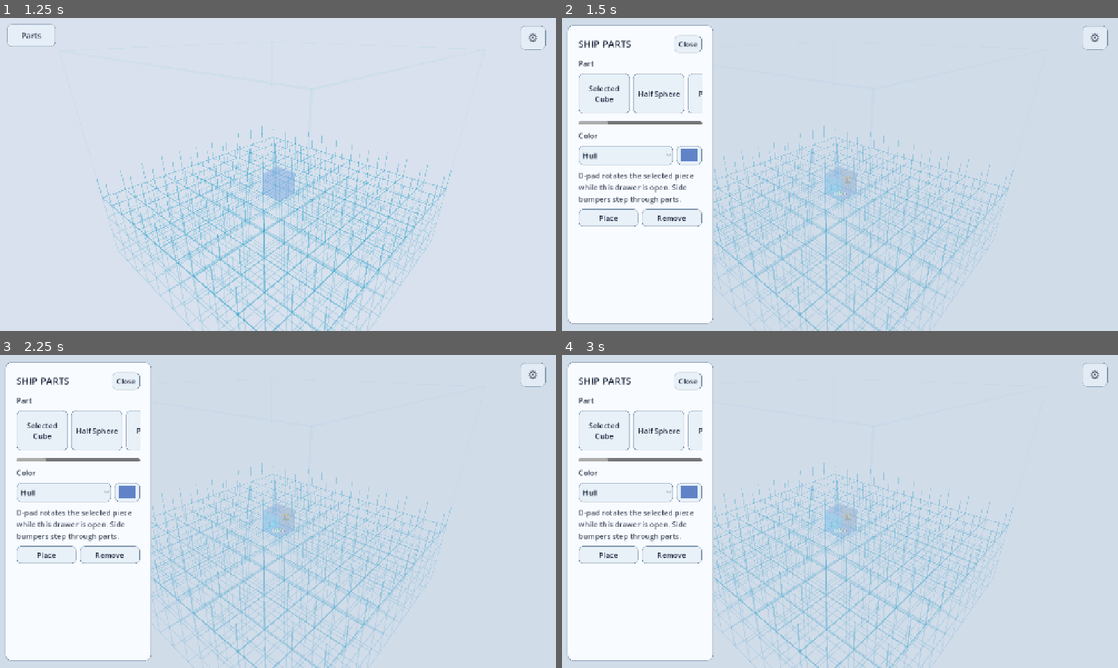
Above: before the commit, frames 1-4 (two rows, left to right).
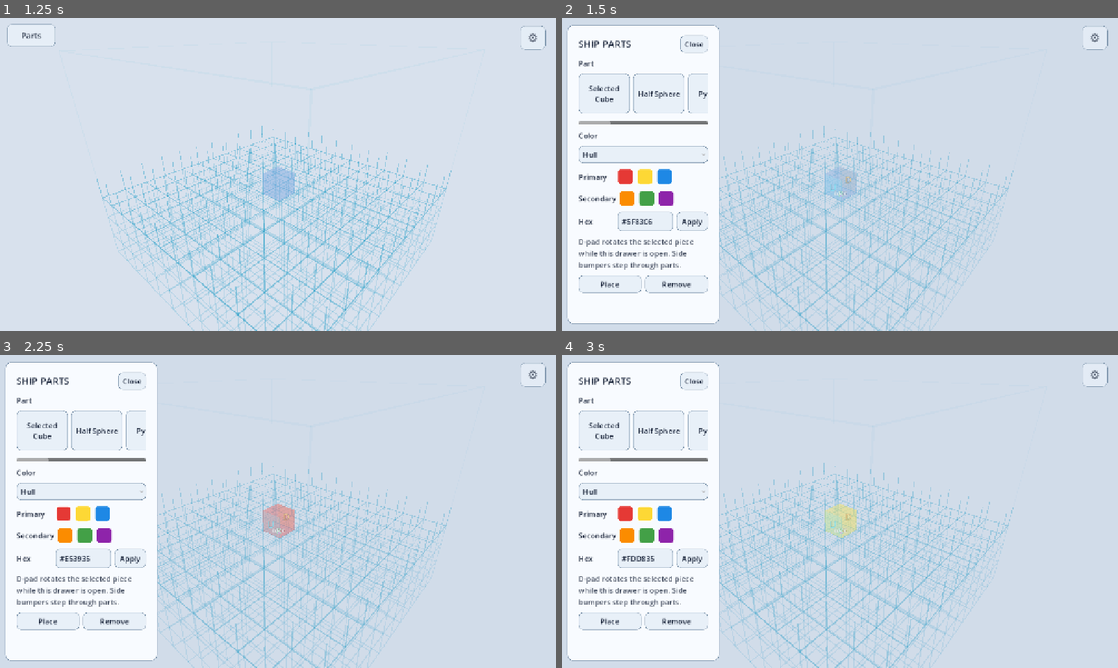
Above: after the commit, the same moments.

Repository: AkitaAttribute/SpaceMinerGame
Game: Godot game, scene res://main.tscn
The game is run twice, just before and just after one commit, with the same random seed, the same clock (stepped at 60 frames per second) and the same inputs.
Inputs (mouse positions are in pixels of both pictures, inside the frame that each line leads up to):
- Up to frame 1 (1.25 s): click "+ Add" at 0.5 s
- Up to frame 2 (1.5 s): click "Parts" at 1.25 s
- Up to frame 3 (2.25 s): click (61, 514) at 2.02 s
- Up to frame 4 (3 s): click (645, 514) at 2.77 s

Frame 1 is identical in both runs. In frame 2, 4.4% of the frame differs, in the area x 3-29%, y 2-98%; in frame 3, 4.8%; in frame 4, 4.8%, in the area x 3-53%, y 2-98%.

Commit message:
Replace builder color wheel with simple palette and hex input

Diff:
--- a/scripts/main.gd
+++ b/scripts/main.gd
@@ -40,7 +40,9 @@
 var parts_scroll: ScrollContainer
 var part_cards: HBoxContainer
 var color_slot_select: OptionButton
-var color_picker: ColorPickerButton
+var color_hex_input: LineEdit
+var color_apply_button: Button
+var color_swatch_buttons: Array[Button] = []
 var place_button: Button
 var controls_root: Control
 var dpad_root: Control
@@ -315,19 +317,78 @@
     color_title.text = "Color"
     content.add_child(color_title)
 
-    var color_row := HBoxContainer.new()
-    color_row.add_theme_constant_override("separation", 8)
-    content.add_child(color_row)
-
     color_slot_select = OptionButton.new()
     color_slot_select.size_flags_horizontal = Control.SIZE_EXPAND_FILL
     color_slot_select.item_selected.connect(_on_color_slot_selected)
-    color_row.add_child(color_slot_select)
-
-    color_picker = ColorPickerButton.new()
-    color_picker.custom_minimum_size = Vector2(58.0, 44.0)
-    color_picker.color_changed.connect(_on_color_changed)
-    color_row.add_child(color_picker)
+    content.add_child(color_slot_select)
+
+    var primary_row := HBoxContainer.new()
+    primary_row.add_theme_constant_override("separation", 7)
+    content.add_child(primary_row)
+
+    var primary_label := Label.new()
+    primary_label.text = "Primary"
+    primary_label.custom_minimum_size = Vector2(82.0, 38.0)
+    primary_label.vertical_alignment = VERTICAL_ALIGNMENT_CENTER
+    primary_row.add_child(primary_label)
+
+    for spec in [
+        ["Red", Color("#e53935")],
+        ["Yellow", Color("#fdd835")],
+        ["Blue", Color("#1e88e5")],
+    ]:
+        var swatch := _make_color_swatch(
+            str(spec[0]),
+            spec[1] as Color
+        )
+        primary_row.add_child(swatch)
+
+    var secondary_row := HBoxContainer.new()
+    secondary_row.add_theme_constant_override("separation", 7)
+    content.add_child(secondary_row)
+
+    var secondary_label := Label.new()
+    secondary_label.text = "Secondary"
+    secondary_label.custom_minimum_size = Vector2(82.0, 38.0)
+    secondary_label.vertical_alignment = VERTICAL_ALIGNMENT_CENTER
+    secondary_row.add_child(secondary_label)
+
+    for spec in [
+        ["Orange", Color("#fb8c00")],
+        ["Green", Color("#43a047")],
+        ["Purple", Color("#8e24aa")],
+    ]:
+        var swatch := _make_color_swatch(
+            str(spec[0]),
+            spec[1] as Color
+        )
+        secondary_row.add_child(swatch)
+
+    var custom_row := HBoxContainer.new()
+    custom_row.add_theme_constant_override("separation", 8)
+    content.add_child(custom_row)
+
+    var custom_label := Label.new()
+    custom_label.text = "Hex"
+    custom_label.custom_minimum_size = Vector2(82.0, 44.0)
+    custom_label.vertical_alignment = VERTICAL_ALIGNMENT_CENTER
+    custom_row.add_child(custom_label)
+
+    color_hex_input = LineEdit.new()
+    color_hex_input.placeholder_text = "#5F83C6"
+    color_hex_input.max_length = 9
+    color_hex_input.size_flags_horizontal = Control.SIZE_EXPAND_FILL
+    color_hex_input.custom_minimum_size = Vector2(128.0, 44.0)
+    color_hex_input.text_submitted.connect(
+        func(_value: String): _commit_hex_color()
+    )
+    custom_row.add_child(color_hex_input)
+
+    color_apply_button = Button.new()
+    color_apply_button.text = "Apply"
+    color_apply_button.custom_minimum_size = Vector2(72.0, 44.0)
+    color_apply_button.pressed.connect(_commit_hex_color)
+    custom_row.add_child(color_apply_button)
 
     var hint := Label.new()
     hint.text = "D-pad rotates the selected piece while this drawer is open. Side bumpers step through parts."
@@ -2134,53 +2195,152 @@
         return
     place_button.text = "Paint" if PartFactory.is_color_tool(selected_part) else "Place"
 
+func _make_color_swatch(label: String, color: Color) -> Button:
+    var button := Button.new()
+    button.custom_minimum_size = Vector2(38.0, 38.0)
+    button.tooltip_text = label
+    button.text = ""
+
+    var normal := StyleBoxFlat.new()
+    normal.bg_color = color
+    normal.border_color = Color(1.0, 1.0, 1.0, 0.35)
+    normal.set_border_width_all(2)
+    normal.set_corner_radius_all(7)
+
+    var hover := normal.duplicate() as StyleBoxFlat
+    hover.border_color = Color(1.0, 1.0, 1.0, 0.85)
+    hover.set_border_width_all(3)
+
+    var pressed := normal.duplicate() as StyleBoxFlat
+    pressed.bg_color = color.darkened(0.14)
+    pressed.border_color = Color(1.0, 1.0, 1.0, 1.0)
+    pressed.set_border_width_all(3)
+
+    button.add_theme_stylebox_override("normal", normal)
+    button.add_theme_stylebox_override("hover", hover)
+    button.add_theme_stylebox_override("pressed", pressed)
+    button.pressed.connect(_apply_simple_color.bind(color))
+    color_swatch_buttons.append(button)
+    return button
+
+
 func _refresh_color_controls() -> void:
-    if color_slot_select == null or color_picker == null:
+    if color_slot_select == null or color_hex_input == null:
         return
 
     color_slot_select.clear()
     color_slot_select.disabled = false
-    color_picker.disabled = false
+    _set_simple_color_controls_disabled(false)
 
     if PartFactory.is_color_tool(selected_part):
         var target := _current_placed_part()
         if target == null:
             color_slot_select.add_item("No part selected")
             color_slot_select.disabled = true
-            color_picker.color = paint_color
+            _set_simple_color_controls_disabled(true)
+            _set_hex_color_text(paint_color)
             return
 
         var target_index := int(target.get_meta("part_index", -1))
         if target_index < 0:
             color_slot_select.add_item("No color regions")
             color_slot_select.disabled = true
+            _set_simple_color_controls_disabled(true)
             return
 
         for slot_name in PartFactory.color_slot_names(target_index):
             color_slot_select.add_item(slot_name)
         if color_slot_select.item_count > 0:
-            paint_slot = clampi(paint_slot, 0, color_slot_select.item_count - 1)
+            paint_slot = clampi(
+                paint_slot,
+                0,
+                color_slot_select.item_count - 1
+            )
             color_slot_select.select(paint_slot)
-        color_picker.color = paint_color
+        _set_hex_color_text(paint_color)
         return
 
     for slot_name in PartFactory.color_slot_names(selected_part):
         color_slot_select.add_item(slot_name)
+
     if color_slot_select.item_count > 0:
         color_slot_select.select(0)
         var colors: Array = part_colors[selected_part]
-        color_picker.color = colors[0]
+        _set_hex_color_text(colors[0] as Color)
+
+
+func _set_simple_color_controls_disabled(value: bool) -> void:
+    if color_hex_input != null:
+        color_hex_input.editable = not value
+    if color_apply_button != null:
+        color_apply_button.disabled = value
+    for button in color_swatch_buttons:
+        if button != null:
+            button.disabled = value
+
+
+func _set_hex_color_text(color: Color) -> void:
+    if color_hex_input == null:
+        return
+    color_hex_input.text = "#" + color.to_html(false).to_upper()
+
 
 func _on_color_slot_selected(index: int) -> void:
     if PartFactory.is_color_tool(selected_part):
         paint_slot = index
+        _set_hex_color_text(paint_color)
         return
 
     var colors: Array = part_colors[selected_part]
     if index >= 0 and index < colors.size():
-        color_picker.color = colors[index]
-
-func _on_color_changed(color: Color) -> void:
+        _set_hex_color_text(colors[index] as Color)
+
+
+func _apply_simple_color(color: Color) -> void:
+    _apply_selected_color(color)
+    _set_hex_color_text(color)
+
+
+func _commit_hex_color() -> void:
+    if color_hex_input == null:
+        return
+
+    var raw := color_hex_input.text.strip_edges()
+    if raw.begins_with("#"):
+        raw = raw.substr(1)
+
+    # Keep custom entry intentionally simple: RGB or RGBA hexadecimal only.
+    if raw.length() != 6 and raw.length() != 8:
+        _set_hex_color_text(_current_selected_color())
+        return
+
+    for character in raw.to_upper():
+        if character not in "0123456789ABCDEF":
+            _set_hex_color_text(_current_selected_color())
+            return
+
+    var color := Color.from_string("#" + raw, _current_selected_color())
+    _apply_selected_color(color)
+    _set_hex_color_text(color)
+
+
+func _current_selected_color() -> Color:
+    if PartFactory.is_color_tool(selected_part):
+        return paint_color
+
+    var colors: Array = part_colors[selected_part]
+    var slot := (
+        color_slot_select.selected
+        if color_slot_select != null
+        else 0
+    )
+    if slot >= 0 and slot < colors.size():
+        return colors[slot] as Color
+
+    return Color("#5f83c6")
+
+
+func _apply_selected_color(color: Color) -> void:
     if PartFactory.is_color_tool(selected_part):
         paint_color = color
         return
@@ -2189,9 +2349,11 @@
     var colors: Array = part_colors[selected_part]
     if slot < 0 or slot >= colors.size():
         return
+
     colors[slot] = color
     part_colors[selected_part] = colors
     _refresh_ghost()
+
 
 func _refresh_ghost() -> void:
     if ghost_root == null:
